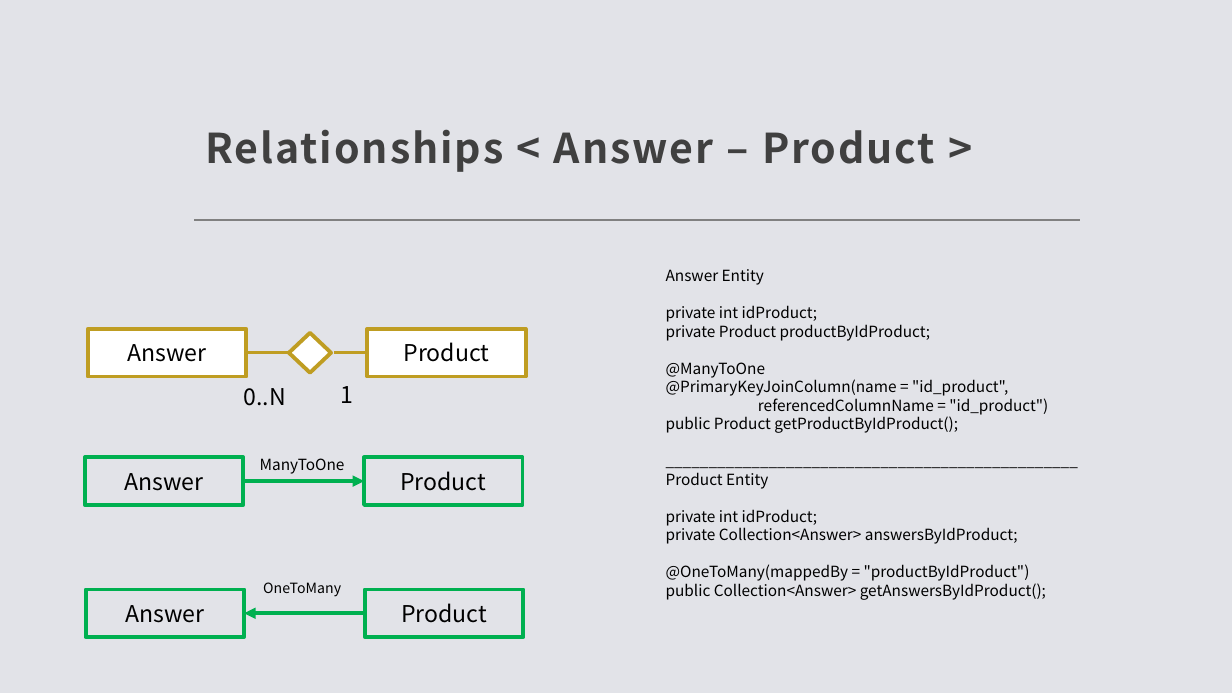
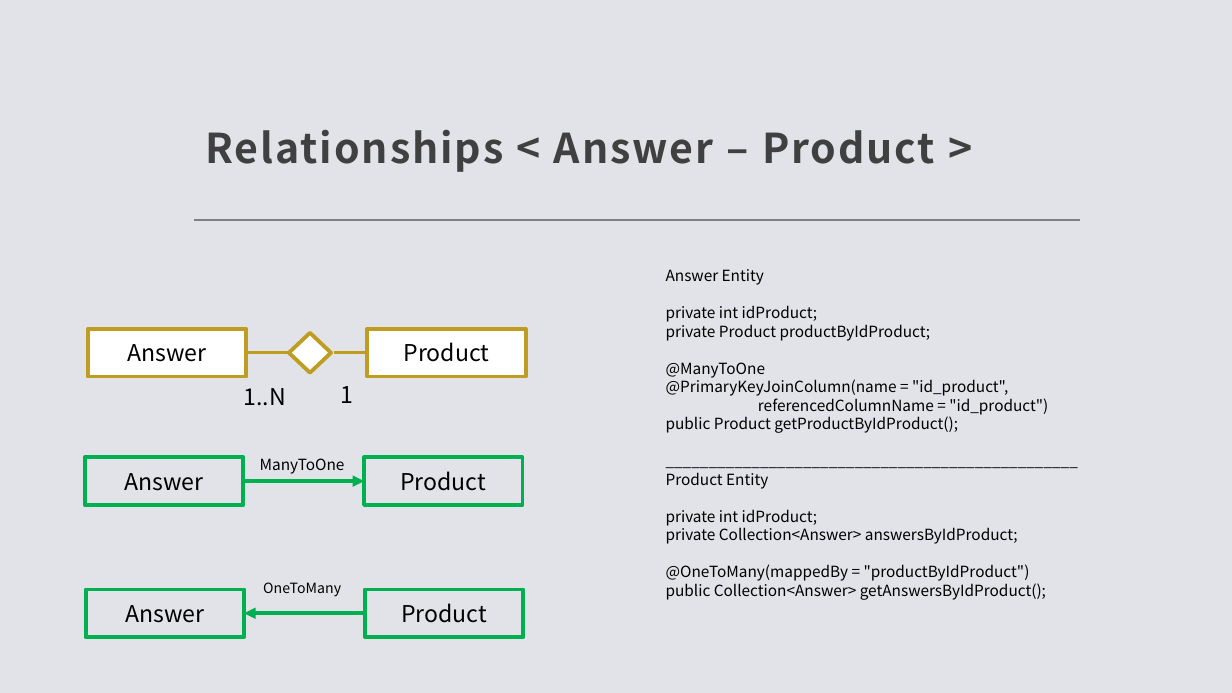
Before and after one commit to FPuoti255/GamifiedMarket, a slide deck: slide 17 of src/main/resources/PPTX/Gamified Market.pptx. Drawn at 1232x693 pixels with LibreOffice and Linux fonts; fonts in the diff are those of the drawing. Boxes give left, top, right and bottom in pixels: in the first picture for what was removed or moved away, otherwise in the second. Text is boxed around its words. In the diff, an @@ line names an element or a change of style, - is before the commit and + after.

```diff
--- a/src/main/resources/PPTX/Gamified Market.pptx
+++ b/src/main/resources/PPTX/Gamified Market.pptx
@@ text at <box>243,388,285,405</box>: text changed @@
-0..N
+1..N
```
Also in this commit, not shown: 3 other slides changed, 23 slides added, 1 other file.
